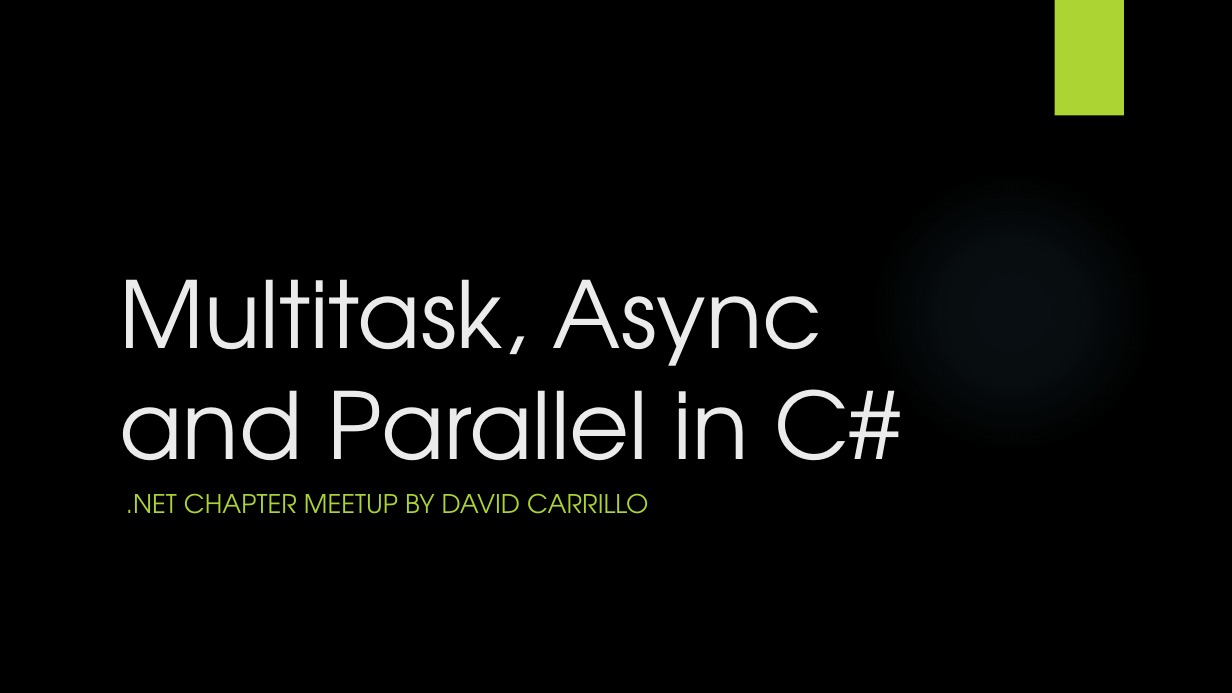
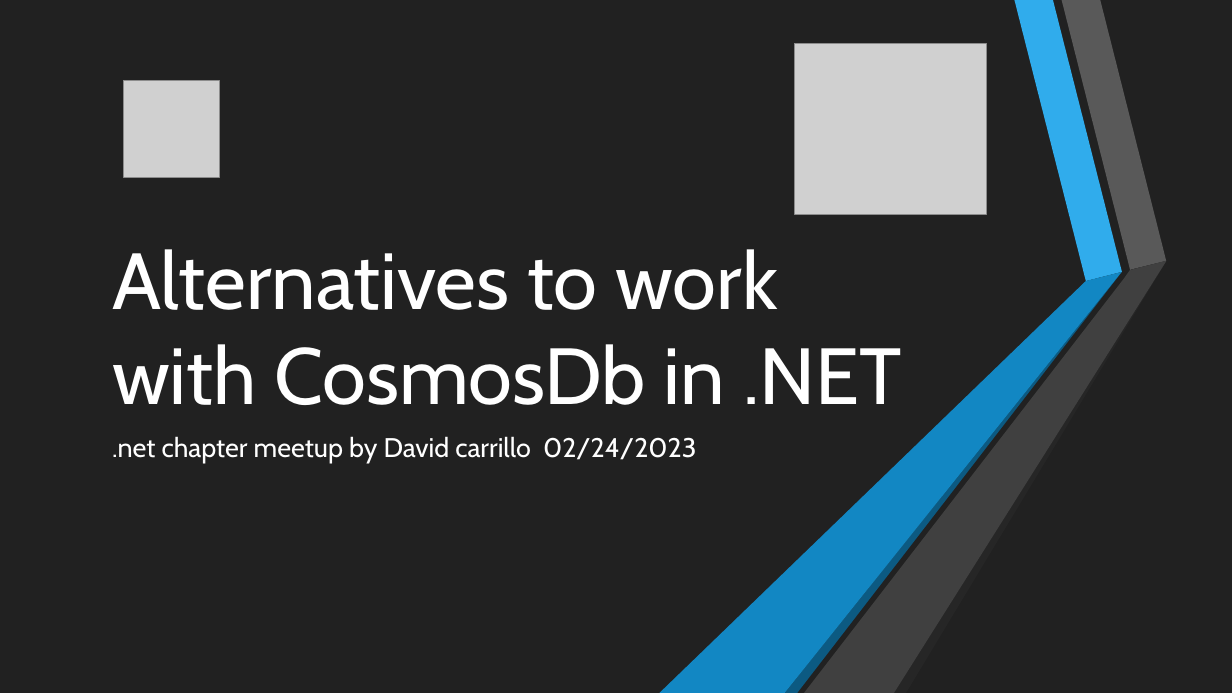
Before and after one commit to dacanetdev/MeetupCosmosDb, a slide deck: slide 1 of Presentation/CosmosDbDotNet.pptx. Drawn at 1232x693 pixels with LibreOffice and Linux fonts; fonts in the diff are those of the drawing; grey boxes stand for pictures; background and template pictures are left out. Boxes give left, top, right and bottom in pixels: in the first picture for what was removed or moved away, otherwise in the second. Text is boxed around its words. In the diff, an @@ line names an element or a change of style, - is before the commit and + after.

```diff
--- a/Presentation/CosmosDbDotNet.pptx
+++ b/Presentation/CosmosDbDotNet.pptx
@@ background picture (left out) to #212121 @@
@@ rectangle added at (0,0,1232,693), fill #212121 @@
@@ rectangle removed at (1055,0,1124,116) @@
@@ picture added at (795,43,987,213) @@
@@ picture added at (124,80,220,177) @@
@@ ellipse removed at (870,169,1154,454) @@
@@ group added at (55,0,563,693): 6 freeform shapes @@
@@ title at (112,249,902,405): text changed; size 72 to 62 pt; font TeX Gyre Adventor to Cabin; text colour #EBEBEB to #FFFFFF @@
-Multitask, Async and Parallel in C#
+Alternatives to work with CosmosDb in .NET
@@ group added at (660,0,1167,693): 6 freeform shapes @@
@@ subtitle at (112,436,696,463): text changed; size 20 to 21 pt; font TeX Gyre Adventor to Cabin; text colour #ACD433 to #FFFFFF @@
-.NET CHAPTER MEETUP BY DAVID CARRILLO
+.net chapter meetup by David carrillo 02/24/2023
```
Also in this commit, not shown: 3 other slides changed, 8 slides added, 7 slides removed.
